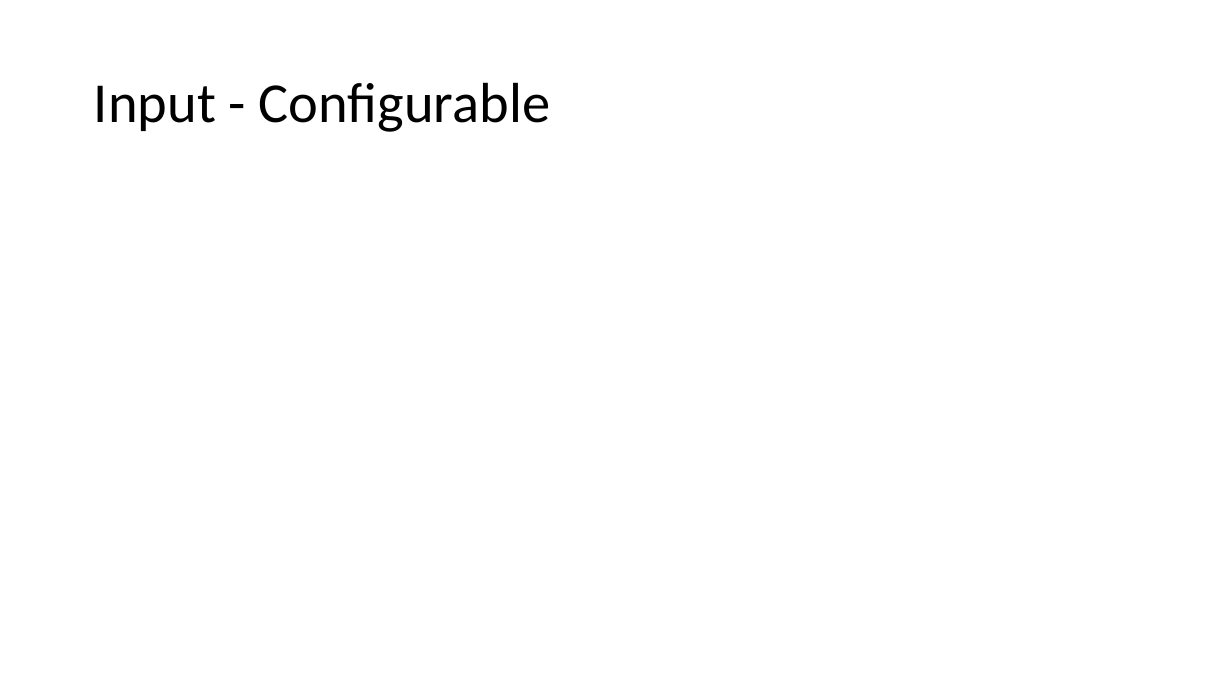
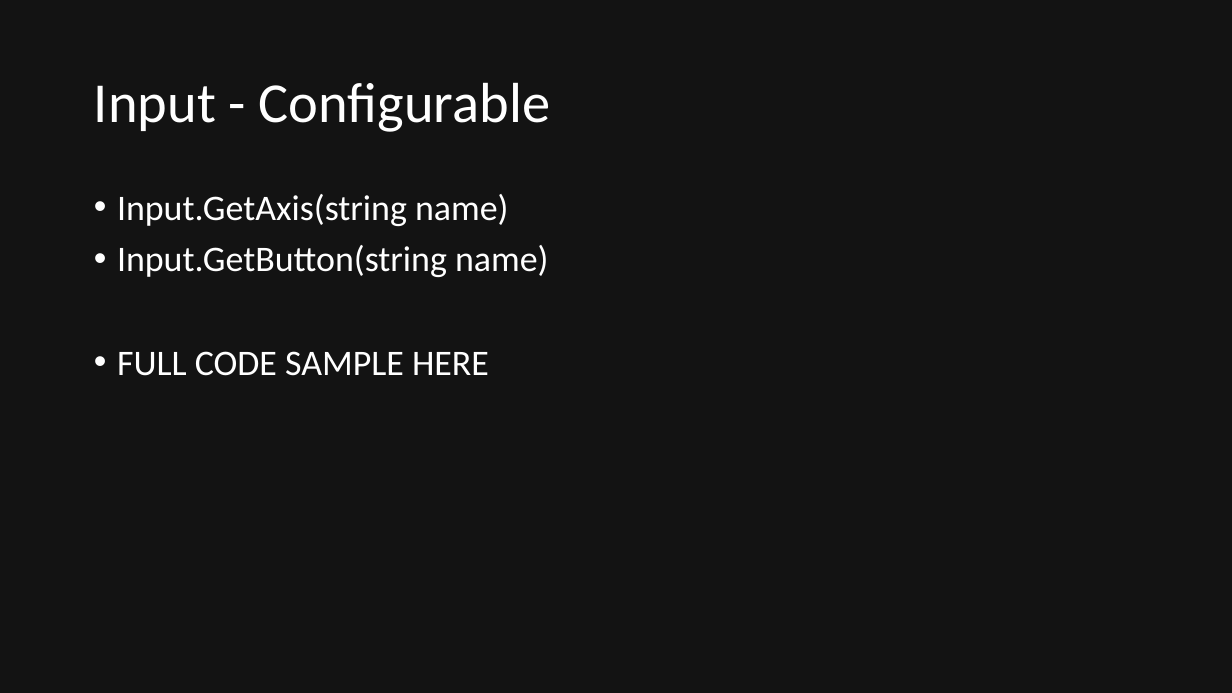
Before and after one commit to quandtm/UnitySTWorkshop, a slide deck: slide 24 of ST_Unity_101_Part1.pptx. Drawn at 1232x693 pixels with LibreOffice and Linux fonts; fonts in the diff are those of the drawing. Boxes give left, top, right and bottom in pixels: in the first picture for what was removed or moved away, otherwise in the second. Text is boxed around its words. In the diff, an @@ line names an element or a change of style, - is before the commit and + after.

Commit message:
Further slides on Input and Physics

```diff
--- a/ST_Unity_101_Part1.pptx
+++ b/ST_Unity_101_Part1.pptx
@@ background #FFFFFF to #131313 @@
@@ title "Input - Configurable" at [94, 82, 551, 132]: text colour #000000 to #FFFFFF @@
@@ text added at [117, 194, 548, 376], 28 pt, text #FFFFFF @@
+• Input.GetAxis(string name)
+• Input.GetButton(string name)
+• FULL CODE SAMPLE HERE
```
Also in this commit, not shown: 30 other slides changed, 4 slides added, 3 slides removed.
